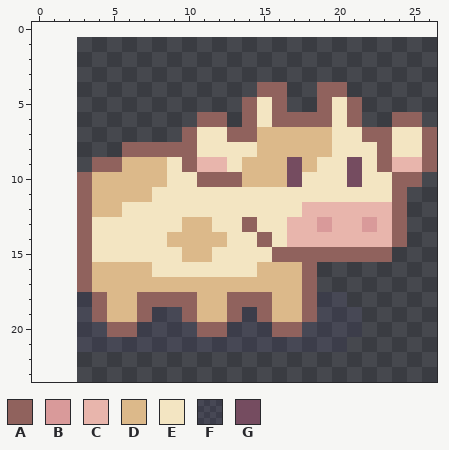
Pixel-art sprite -- so_long/imageset/enemy2.png. Above, as it was before the edit.
The file is 24x24 pixels. The old version is drawn lined up with the new one, on the new canvas.
Palette (. is transparent): A #90625d  B #d99a9a  C #e8b5ac  D #dcb98a  E #f3e5c2  F #4d44881e  G #754c60
Pixels before, first column x 3:
 4 ............AA..AA......
 5 ...........AEA..AEA.....
 6 ........AA.AEAAAAEA..AA.
 7 .......AEEAADDDDDEEAAEEA
 8 ...AAAAAEEEEDDDDDEEEAEEA
 9 .AADDDEACCEDDDGDEEGEACCA
10 ADDDDDEEAAADDDGEEEGEEAA.
11 ADDDDEEEEEEEEEEEEEEEEA..
12 ADDEEEEEEEEEEEECCCCCCA..
13 AEEEEEEDDEEAEECCBCCBCA..
14 AEEEEEDDDDEEAECCCCCCCA..
15 AEEEEEEDDEEEEAAAAAAAA...
16 ADDDDEEEEEEEDDDA........
17 ADDDDDDDDDDDDDDA........
18 FADDAAAADDAAADDAFF......
19 FADDAFFADDAFADDAFFF.....
20 FFAAFFFFAAFFFAAFFFF.....
21 FFFFFFFFFFFFFFFFFF......
After:
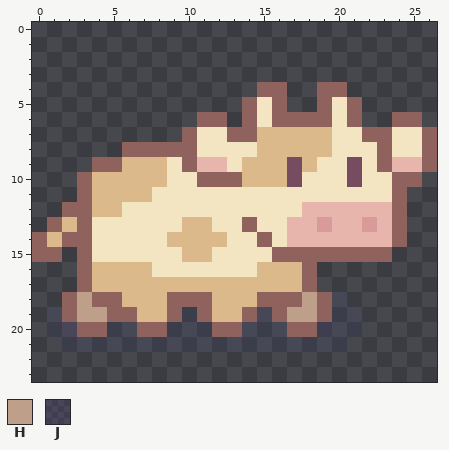
Colours new in this view: H #be9f8a  J #52408438
What changed:
{"change": "canvas 24x24 -> 27x24, the old top-left corner now at 3,1 (the part of the old canvas that was cut away was empty and is not shown)"}
{"y":12,"x":2,"old":".","new":"A"}
{"y":13,"x":1,"old":"..","new":"AD"}
{"y":14,"x":0,"old":"...","new":"ADA"}
{"y":15,"x":0,"old":"..","new":"AA"}
{"y":18,"x":2,"old":".F","new":"AH"}
{"y":18,"x":5,"old":"D","new":"A"}
{"y":18,"x":7,"old":"AA","new":"DD"}
{"y":18,"x":11,"old":"D","new":"A"}
{"y":18,"x":13,"old":"AA","new":"DD"}
{"y":18,"x":16,"old":"DDAF","new":"AAHA"}
{"y":19,"x":1,"old":"..FADDAFFAD","new":"FAHHAADDAFA"}
{"y":19,"x":13,"old":"AFADDAF","new":"DAFAHHA"}
{"y":20,"x":1,"old":"..FFAAFF","new":"FJAAFFAA"}
{"y":20,"x":11,"old":"A","new":"F"}
{"y":20,"x":13,"old":"F","new":"A"}
{"y":20,"x":16,"old":"A","new":"F"}
{"y":20,"x":18,"old":"FF","new":"AJ"}
{"y":21,"x":2,"old":".","new":"F"}
